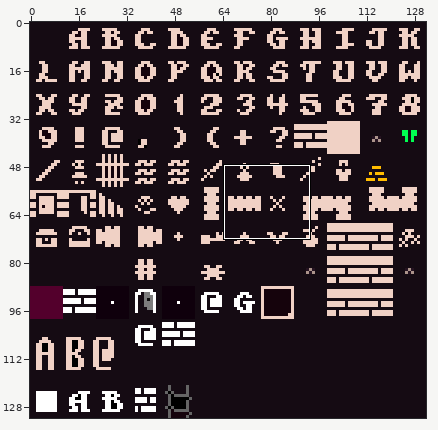
Sprite sheet: src/data/textures/font.png. Above, an overview of the earlier version with the close-up marked.
Close-up. The starting point:
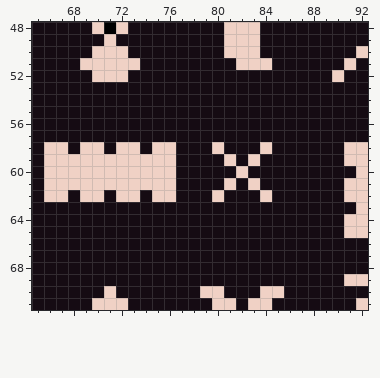
The file is 132x132 pixels. Shown: x 65..92, y 48..71.
The same view after the edit:
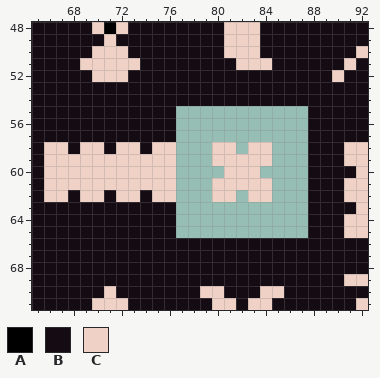
Palette (. is transparent): A #000000  B #150b13  C #f0d1c5
Edits made:
Changed rows in their new state; - is an unchanged pixel.
first column x 77:
55 ...........
56 ...........
57 ...........
58 ...-C.C-...
59 ...C-C-C...
60 ....C-C....
61 ...C-C-C...
62 ...-C.C-...
63 ...........
64 ...........
65 ...........
